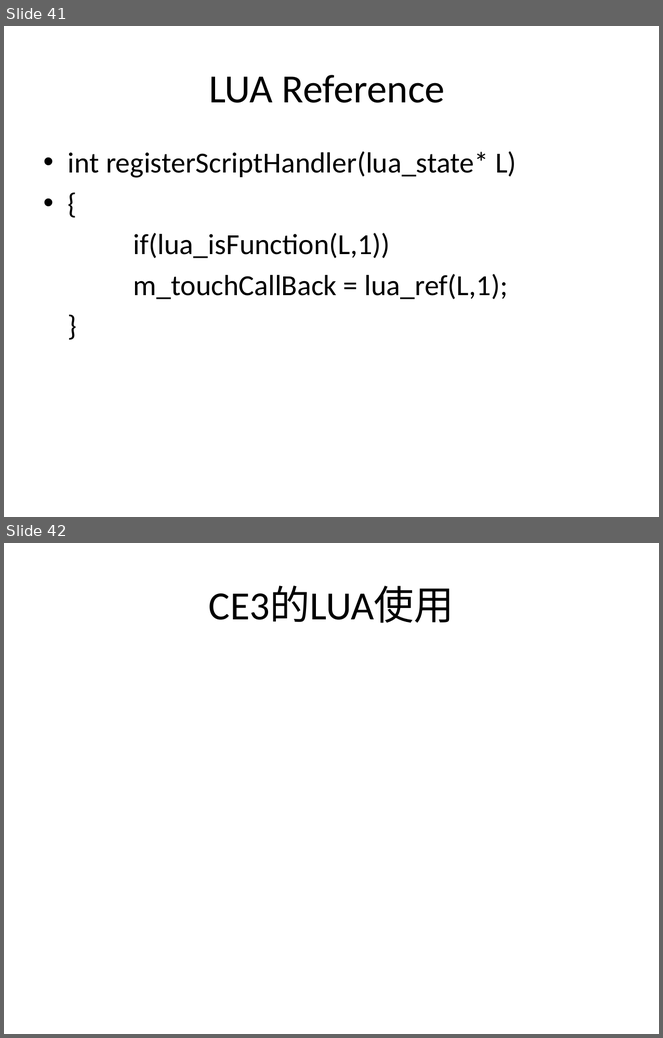
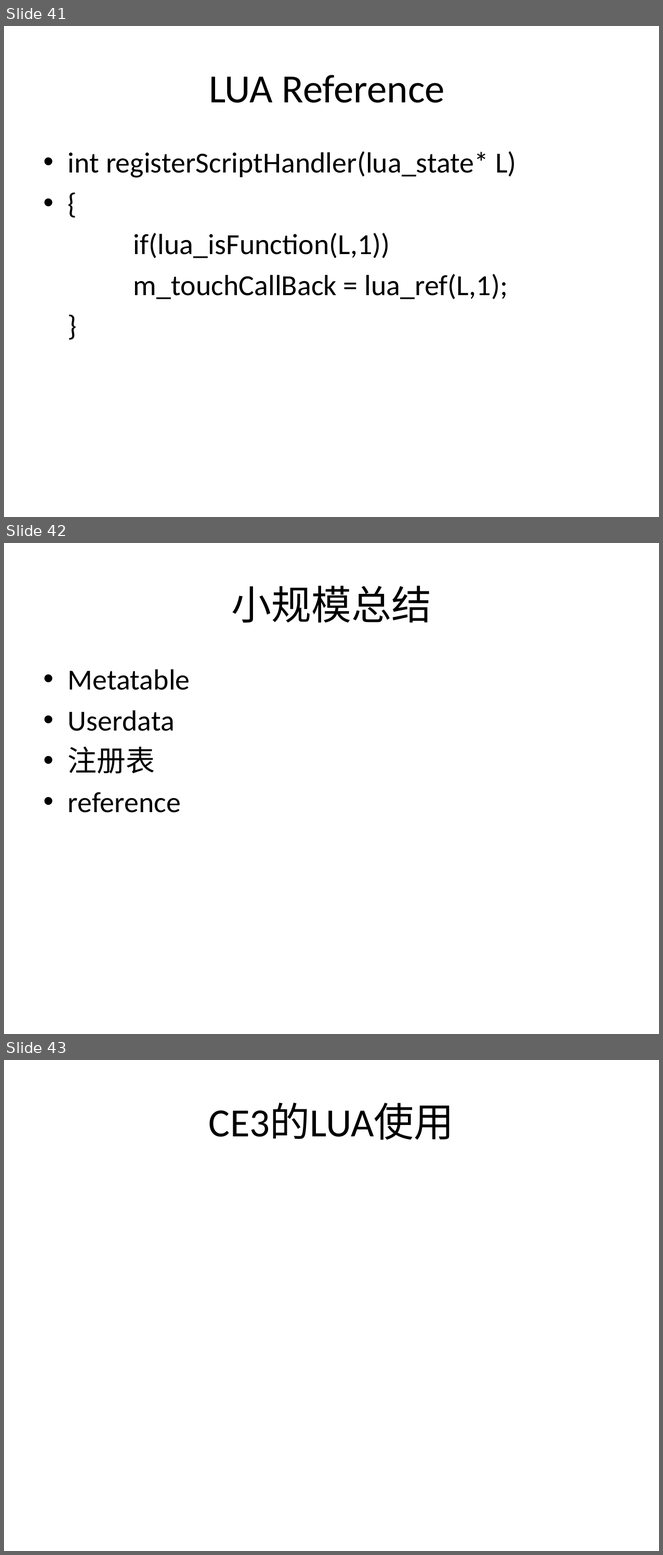
Before and after one commit to henryfung01/StreetFighter, a slide deck: lua1.pptx. Shown one above the other, each under a label of ours: slides 41 and 42 before the commit, slides 41, 42 and 43 after it. The pictures are 663x1038 and 663x1555 pixels, drawn with LibreOffice and Linux fonts; fonts in the diff are those of the drawing. Boxes give left, top, right and bottom in pixels: in the first picture for what was removed or moved away, otherwise in the second. Text is boxed around its words. In the diff, an @@ line names an element or a change of style, - is before the commit and + after.

Commit message:
再修修改ppt，加个小结

```diff
--- a/lua1.pptx
+++ b/lua1.pptx
@@ slide 42 added at [4, 543, 659, 1034], background #FFFFFF @@
@@ title added at [231, 586, 431, 623], 44 pt, text #000000 @@
+小规模总结
@@ text added at [68, 669, 190, 813], 32 pt, text #000000 @@
+• Metatable
+• Userdata
+• 注册表
+• reference
@@ what was slide 42 is now slide 43 @@
```
